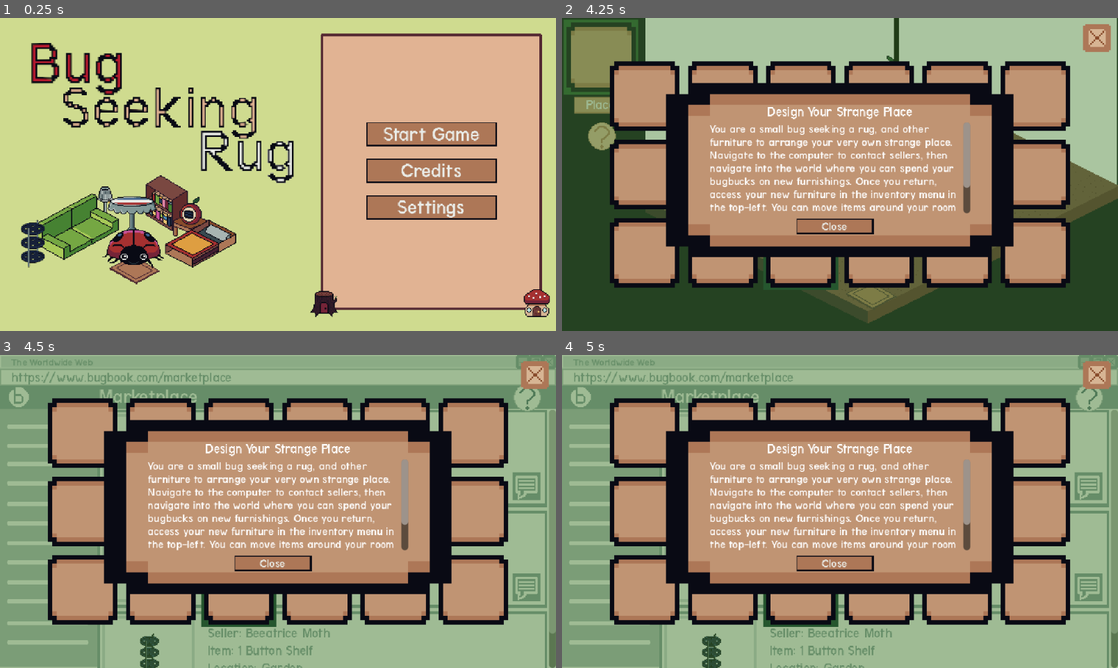
Above: before the commit, frames 1-4 (two rows, left to right).
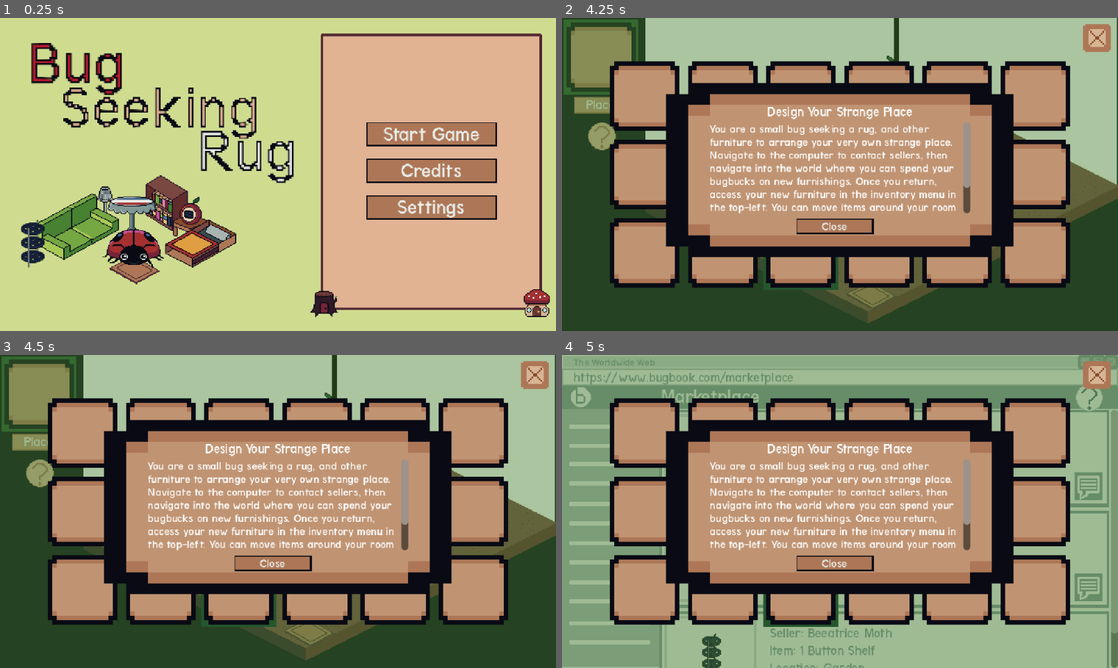
Above: after the commit, the same moments.

Repository: colejparker/brackeysgamejam2026_1
Game: Godot game, scene res://src/game.tscn
Same seed, same stepped clock (60 frames per second), same inputs: the game is played once before the commit and once after it.
Inputs (mouse positions are in pixels of both pictures, inside the frame that each line leads up to):
- Up to frame 1 (0.25 s): no input
- Up to frame 2 (4.25 s): click "Start Game" at 0.5 s; click (600, 55) at 1.25 s; click "Place" at 2 s; click (600, 136) at 2.75 s; tap Enter at 3.5 s; move the mouse to (812, 237) at 3.52 s; hold Up (moveUp) from 3.53 s (still down); tap R (rotate) at 3.6 s; click (812, 237) at 3.67 s
- Up to frame 3 (4.5 s): keep holding Up (moveUp); tap Space at 4.25 s; move the mouse to (444, 558) at 4.27 s; tap Shift (snapToGrid) at 4.35 s
- Up to frame 4 (5 s): keep holding Up (moveUp)

Frames 1-2 are identical in both runs. In frame 3, 36% of the frame differs, in the area x 0-100%, y 0-100%; in frame 4, nothing differs.

Commit message:
Center bug sprite so it running against the hitboxes looks better

Diff:
--- a/brackeysgamejam-2026-1/src/design/player/design_player.tscn
+++ b/brackeysgamejam-2026-1/src/design/player/design_player.tscn
@@ -5,7 +5,7 @@
 
 [sub_resource type="CapsuleShape2D" id="CapsuleShape2D_quvic"]
 radius = 21.666666
-height = 53.333332
+height = 46.666664
 
 [sub_resource type="Animation" id="Animation_61h3v"]
 length = 0.001
Binary file changed: brackeysgamejam-2026-1/assets/sprites/insidebugfull.aseprite
Binary file changed: brackeysgamejam-2026-1/assets/sprites/insidebugfull.png
